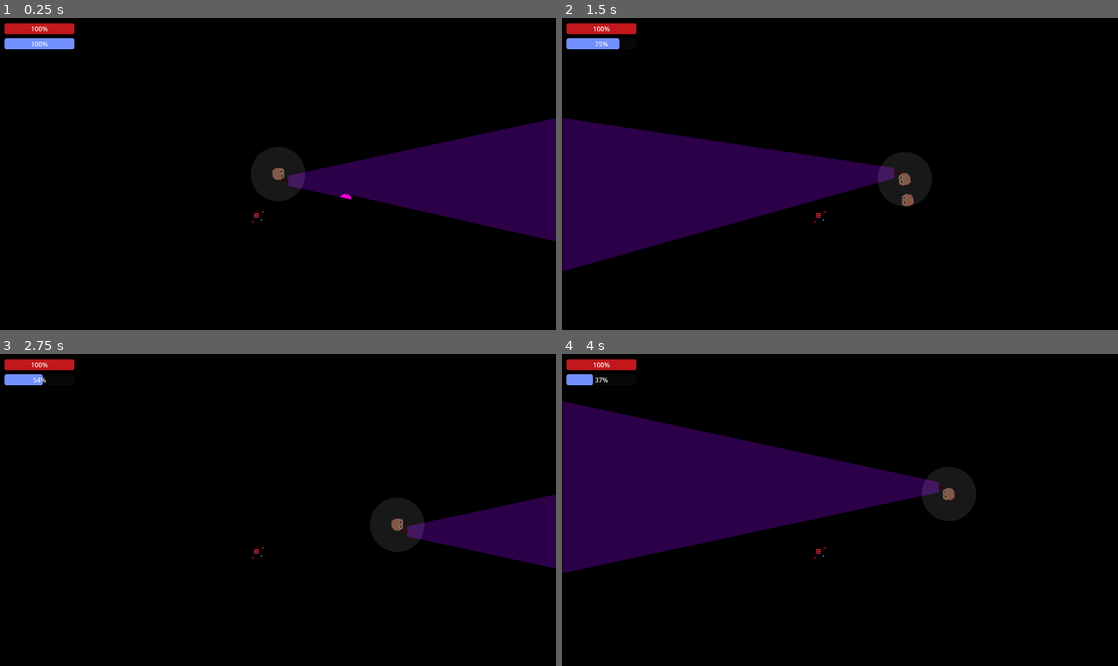
Above: before the commit, frames 1-4 (two rows, left to right).
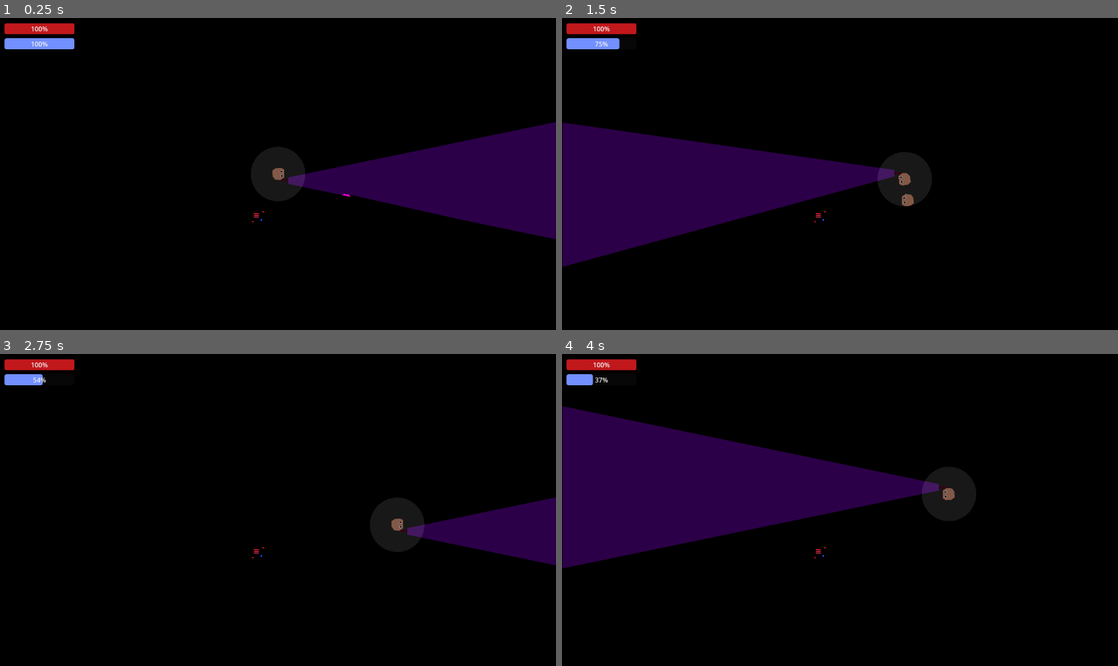
Above: after the commit, the same moments.

Repository: mncc8337/blashout
Game: Godot game, scene res://scenes/main.tscn
Same seed, same stepped clock (60 frames per second), same inputs: the game is played once before the commit and once after it.
Inputs (mouse positions are in pixels of both pictures, inside the frame that each line leads up to):
- Up to frame 1 (0.25 s): no input
- Up to frame 2 (1.5 s): move the mouse to (962, 158) at 0.52 s; hold D (right) 0.53-1.28 s; hold Shift (run) 0.53-1.28 s; move the mouse to (728, 189) at 1.27 s; hold S (down) from 1.28 s (still down); tap Shift (run) at 1.35 s
- Up to frame 3 (2.75 s): move the mouse to (333, 441) at 2.02 s; release S (down) at 2.03 s; hold D (right) from 2.03 s (still down); hold Shift (run) from 2.03 s (still down)
- Up to frame 4 (4 s): move the mouse to (812, 572) at 2.77 s; release D (right) at 2.78 s; release Shift (run) at 2.78 s; hold W (up) 2.78-3.53 s; tap Shift (run) at 2.85 s; move the mouse to (1006, 556) at 3.52 s; hold A (left) from 3.53 s (still down); hold Shift (run) from 3.53 s (still down)

The runs differ from the first frame. In frame 1, 0.7% of the frame differs, in the area x 51-100%, y 32-72%; in frame 2, 1.3%; in frame 3, 0.5%; in frame 4, 1.6%, in the area x 0-68%, y 15-71%.

Commit message:
shitty block

Diff:
--- a/scenes/player.tscn
+++ b/scenes/player.tscn
@@ -68,7 +68,7 @@
 [node name="flashlight" type="PointLight2D" parent="."]
 position = Vector2(-25, -16)
 rotation = 3.14159
-scale = Vector2(0.47, 0.63)
+scale = Vector2(0.31, 0.4)
 color = Color(0.603922, 0, 1, 1)
 energy = 3.0
 range_z_max = 3000
@@ -133,3 +133,6 @@
 
 [node name="walksound_delay" type="Timer" parent="."]
 one_shot = true
+
+[node name="AudioListener2D" type="AudioListener2D" parent="."]
+current = true
--- a/scripts/UI.gd
+++ b/scripts/UI.gd
@@ -2,6 +2,7 @@
 @export var player: CharacterBody2D
 
 func _process(delta):
+	$healthbar.max_value = player.max_health
 	$healthbar.value = player.health
 	$staminabar.value = player.stamina
 	if player.is_exhausted:
--- a/scripts/foe.gd
+++ b/scripts/foe.gd
@@ -24,6 +24,12 @@
 	health -= damage
 	if health <= 0:
 		#do sth before this
+		var main = $"../../../main"
+		var rnd = main.rng.randi_range(1, 100)
+		if rnd < 10:
+			var block_instance = main.block_model.instantiate()
+			block_instance.position = position
+			main.add_child(block_instance)
 		self.queue_free()
 
 func _process(delta):
--- a/scripts/main.gd
+++ b/scripts/main.gd
@@ -7,6 +7,7 @@
 @export var difficulty_time:float = 30
 @export var foe_spawn_delay:float = 1
 @onready var foe_model = preload("res://scenes/foe.tscn")
+@onready var block_model = preload("res://scenes/blck.tscn")
 var foe_attack_dmg_max:float = 10
 var foe_speed_max:float = 600.0
 var foe_health_max:float = 100
@@ -36,7 +37,13 @@
 	var foe_instance = foe_model.instantiate()
 	var angle = rng.randf_range(-PI, PI)
 	var dir = Vector2(cos(angle), sin(angle)) * 200 + $player.position
+	dir.x = clamp(dir.x, 0.5, 1365.5)
+	dir.y = clamp(dir.y, 0.5, 767.5)
+	var l = (dir - $player.position).length()
+	if l < 200:
+		dir = (Vector2(683, 384) - $player.position) * 200
 	foe_instance.position = dir
+
 	var foe_class = rng.randi_range(0, 2)
 	if foe_class == FOE_CLASS.RANDOM:
 		foe_instance.attack_dmg = foe_attack_dmg_max * rng.randf_range(0.5, 1)
--- a/scripts/player.gd
+++ b/scripts/player.gd
@@ -15,12 +15,15 @@
 @export var audio_stream: AudioStream
 @export var max_attack_dmg:float = 3
 @export var healing_time:float = 30
+@export var max_health:float = 100
 var attack_dmg:float
 var health:float = 100
 var stamina:float = 100
 var is_exhausted = false
 
 func _ready():
+	health = max_health
+
 	viewport = get_viewport()
 	camera = viewport.get_camera_2d()
 
@@ -33,7 +36,7 @@
 	var ASP = AudioStreamPlayer2D.new()
 	main.add_child(ASP)
 	ASP.stream = audio_stream
-	ASP.global_position = self.global_position
+	ASP.global_position = global_position
 	ASP.finished.connect(ASP.queue_free)
 	ASP.play()
 
@@ -106,12 +109,10 @@
 			ray.remove_exception(obj)
 			dmg_multiplier *= 0.9
 
-	$walksound_delay.wait_time = 1 / speed_multiplier * 0.4
-	print($walksound_delay.is_stopped())
+	$walksound_delay.wait_time = clamp(1 / speed_multiplier * 0.4, 0, 1.5)
 	if dir != Vector2.ZERO:
 		if $walksound_delay.is_stopped():
 			walking_sound()
-			print("yes")
 			$walksound_delay.start()
 
 	velocity *= 1 - FRICTION
